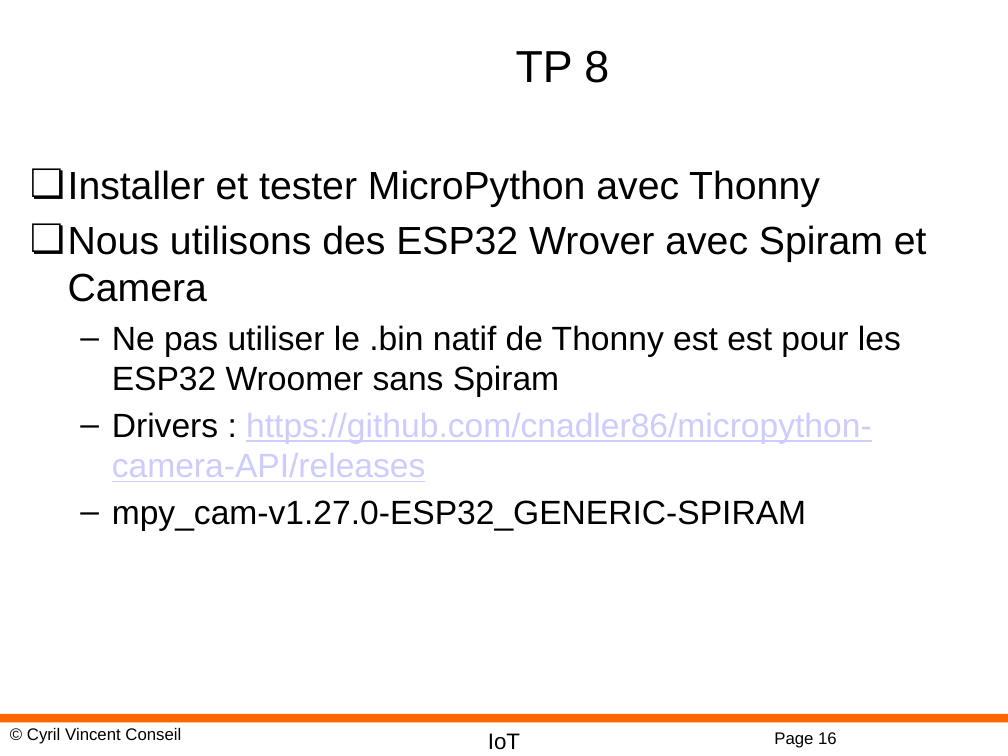
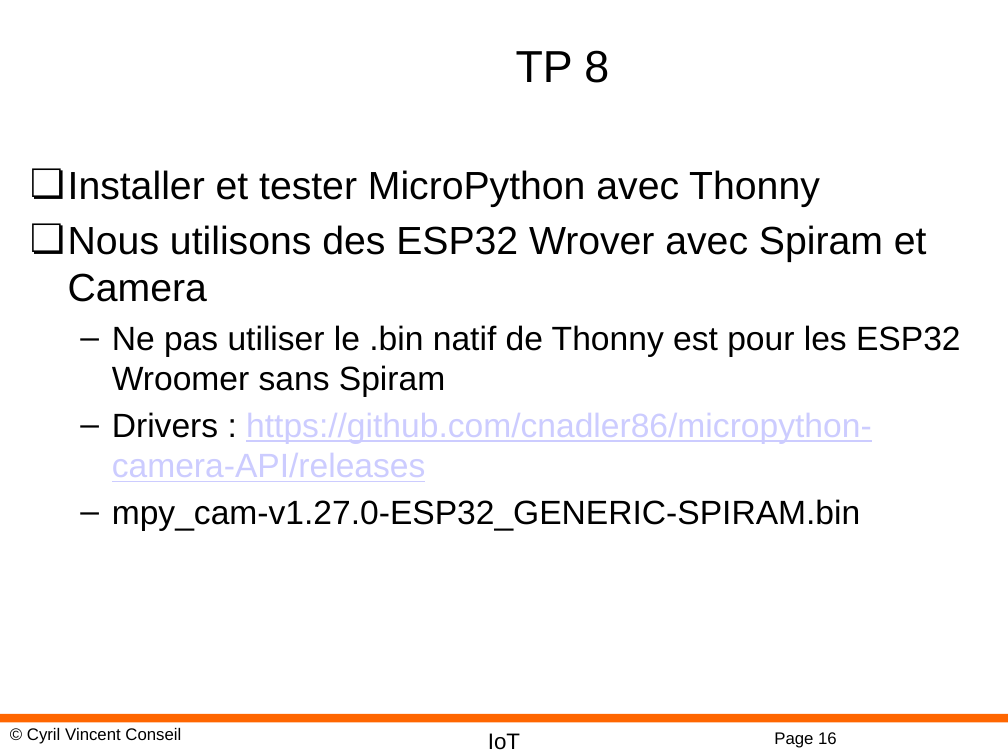
Before and after one commit to cyrilvincent/iot-ai, a slide deck: slide 16 of ppt/IoTAI11-Micropython.pptx. Drawn at 1008x756 pixels with LibreOffice and Linux fonts; fonts in the diff are those of the drawing; background and template pictures are left out. Boxes give left, top, right and bottom in pixels: in the first picture for what was removed or moved away, otherwise in the second. Text is boxed around its words. In the diff, an @@ line names an element or a change of style, - is before the commit and + after.

```diff
--- a/ppt/IoTAI11-Micropython.pptx
+++ b/ppt/IoTAI11-Micropython.pptx
@@ text at bbox=[112, 325, 961, 397]: text changed @@
-  – Ne pas utiliser le .bin natif de Thonny est est pour les ESP32 Wroomer sans Spiram
+  – Ne pas utiliser le .bin natif de Thonny est pour les ESP32 Wroomer sans Spiram
@@ text at bbox=[112, 499, 861, 531]: text changed @@
-  – mpy_cam-v1.27.0-ESP32_GENERIC-SPIRAM
+  – mpy_cam-v1.27.0-ESP32_GENERIC-SPIRAM.bin
```
Also in this commit, not shown: 1 other slide changed, 5 other files.
